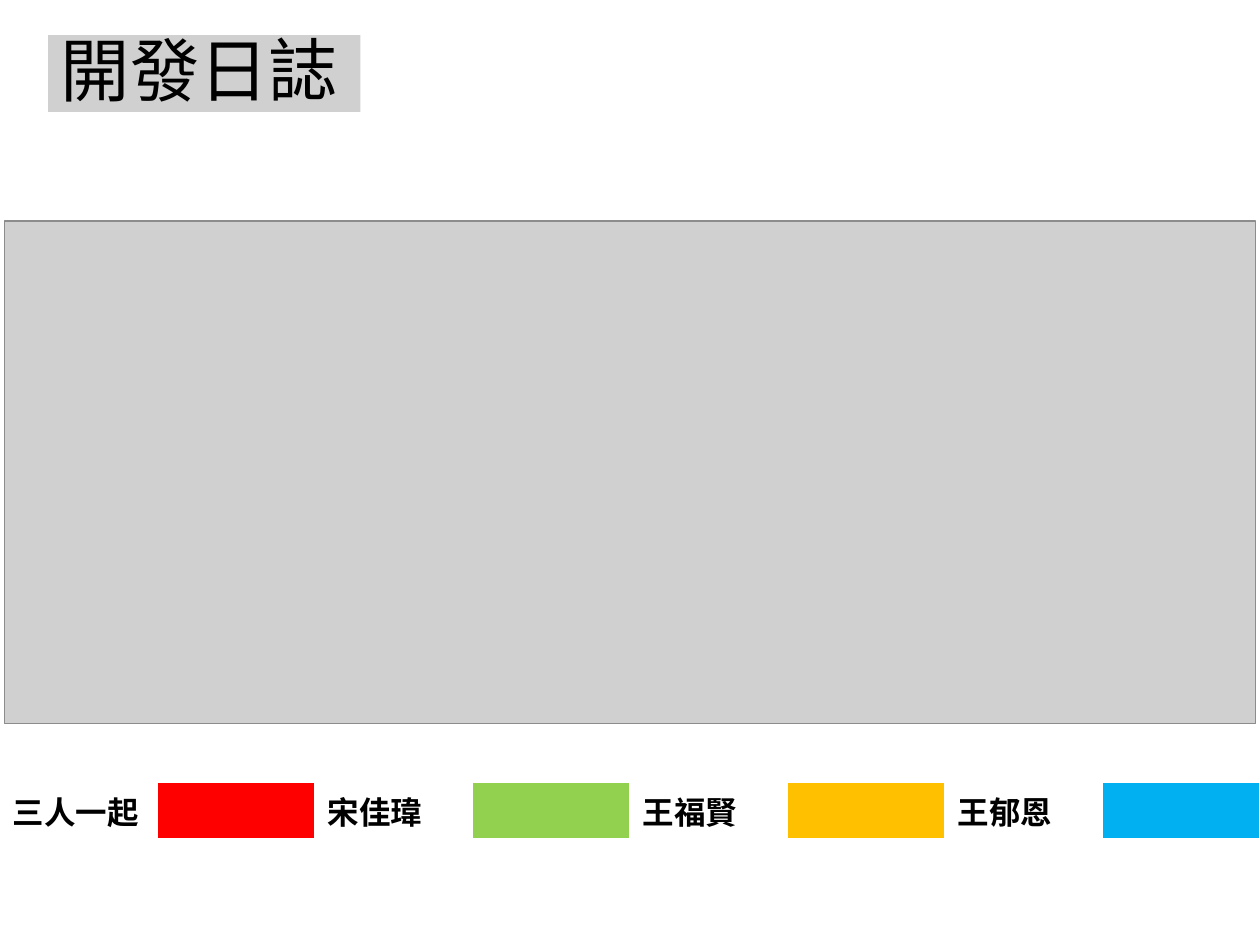
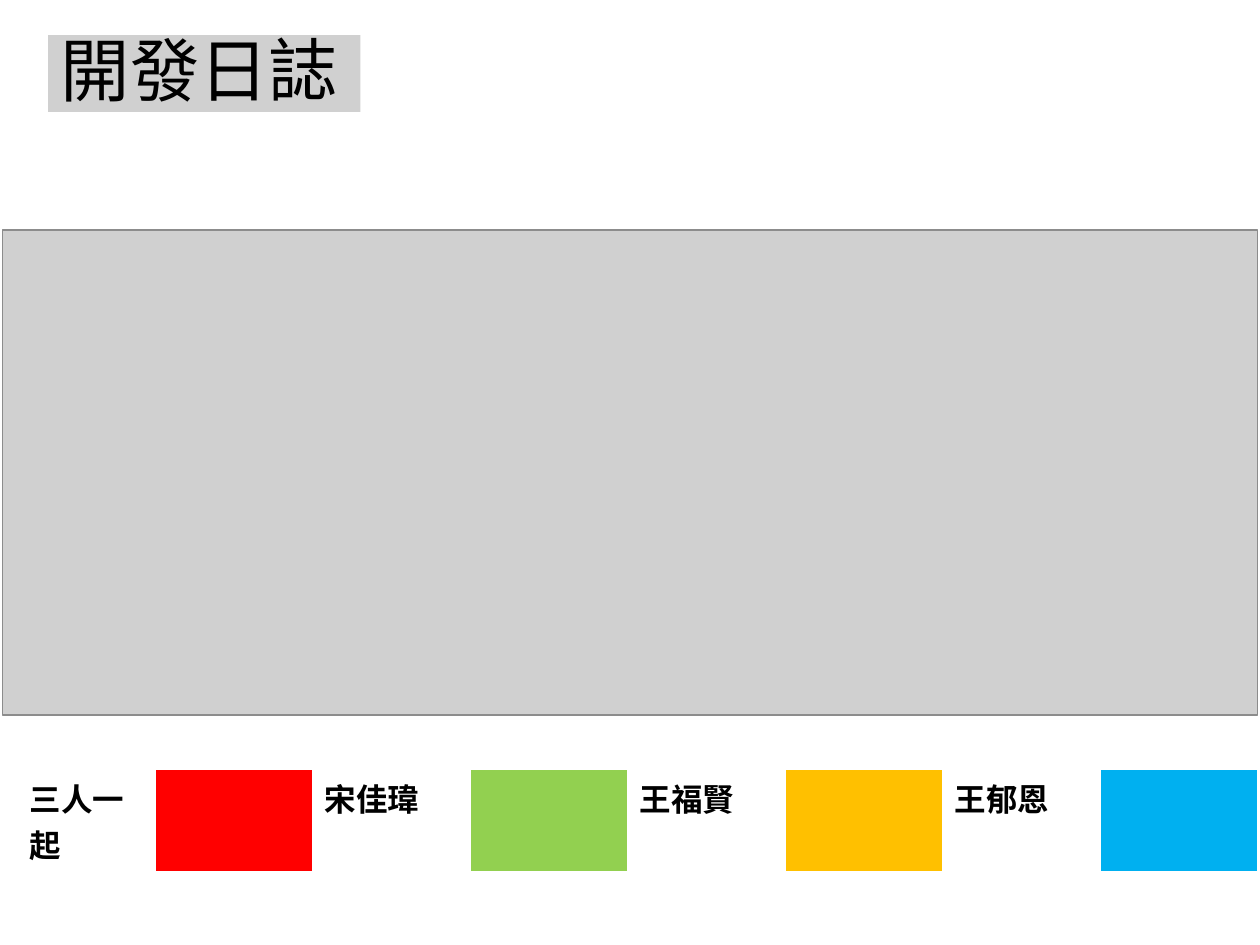
Before and after one commit to jonny030/RPG, a slide deck: slide 11 of 掛機 RPG 小遊戲.pptx (slide 9 before the commit). Drawn at 1260x945 pixels with LibreOffice and Linux fonts; fonts in the diff are those of the drawing; grey boxes stand for pictures; background and template pictures are left out. Boxes give left, top, right and bottom in pixels: in the first picture for what was removed or moved away, otherwise in the second. Text is boxed around its words. In the diff, an @@ line names an element or a change of style, - is before the commit and + after.

```diff
--- a/掛機 RPG 小遊戲.pptx
+++ b/掛機 RPG 小遊戲.pptx
@@ picture: place and size @@
-picture at [4, 220, 1255, 723]
+picture at [3, 231, 1257, 716]
@@ table at [18, 769, 1257, 864] @@
@@ font Calibri to Noto Sans CJK SC in "三人一起", "宋佳瑋", "王郁恩" @@
@@ table: place and size @@
-table at [0, 782, 1260, 834]
+table at [18, 769, 1257, 864]
```
Also in this commit, not shown: 4 other slides changed, 2 slides added.
